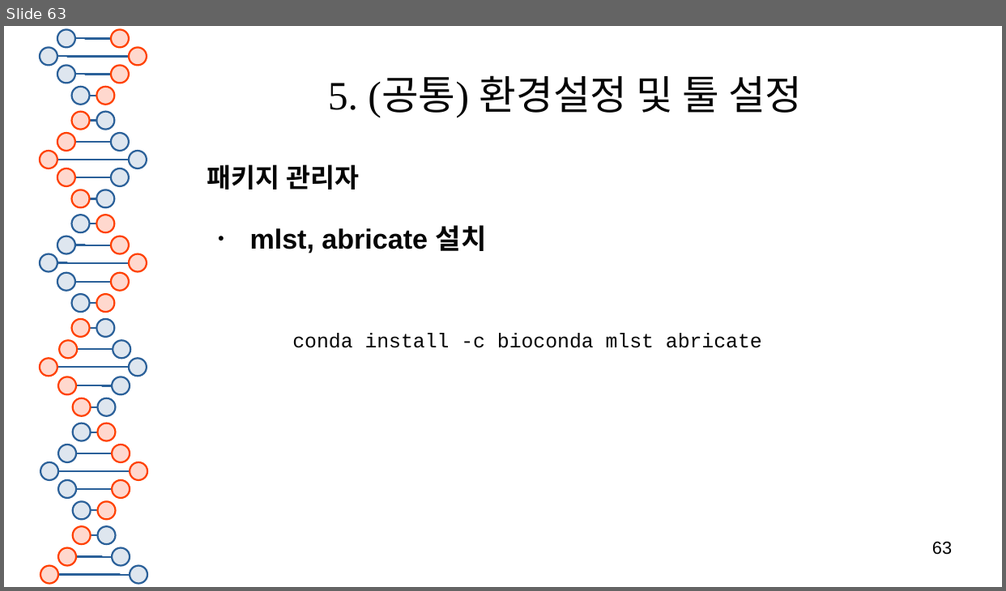
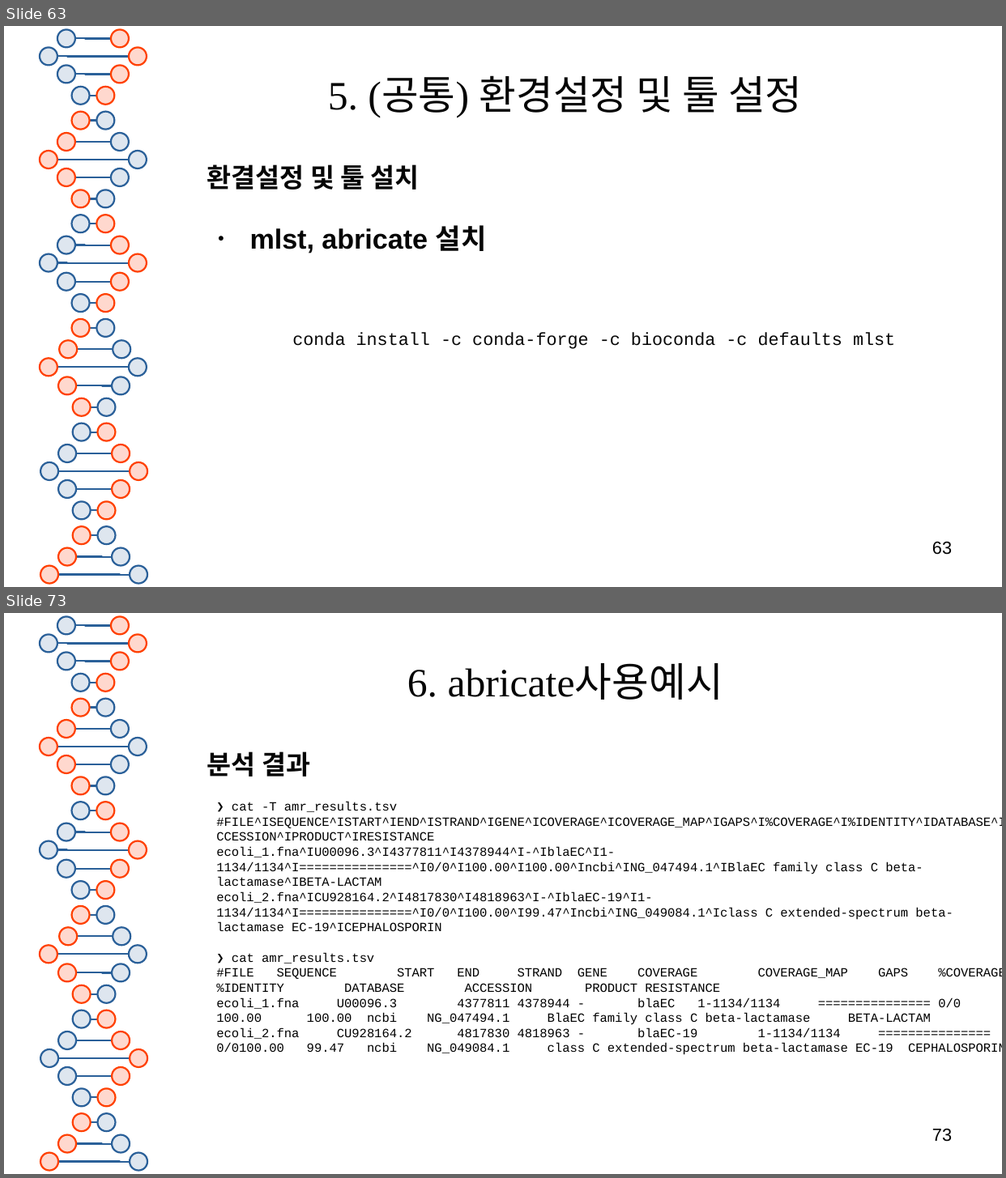
Before and after one commit to SHINKHO/bioinformatics_phase, a slide deck: docs/bioinformatics툴_분석.odp. Shown one above the other, each under a label of ours: slide 63 before the commit, slides 63 and 73 after it; the slides between them are not shown. The pictures are 1006x591 and 1006x1178 pixels, drawn with LibreOffice and Linux fonts; fonts in the diff are those of the drawing. Boxes give left, top, right and bottom in pixels: in the first picture for what was removed or moved away, otherwise in the second. Text is boxed around its words. In the diff, an @@ line names an element or a change of style, - is before the commit and + after.

```diff
--- a/docs/bioinformatics툴_분석.odp
+++ b/docs/bioinformatics툴_분석.odp
@@ slide 73 added at (x1=4, y1=613, x2=1002, y2=1174), background #FFFFFF; not listed: 81 template elements that a slide beside it also shows @@
@@ title added at (x1=407, y1=665, x2=723, y2=700), 32 pt, text #050505 @@
+6. abricate사용예시
@@ text added at (x1=207, y1=752, x2=310, y2=777), 21 pt, text #050505, bold @@
+분석 결과
@@ text added at (x1=216, y1=802, x2=1002, y2=1055), 10 pt, text #000000 @@
+❯ cat -T amr_results.tsv
+#FILE^ISEQUENCE^ISTART^IEND^ISTRAND^IGENE^ICOVERAGE^ICOVERAGE_MAP^IGAPS^I%COVERAGE^I%IDENTITY^IDATABASE^IACCESSION^IPRODUCT^IRESISTANCE
+ecoli_1.fna^IU00096.3^I4377811^I4378944^I-^IblaEC^I1-1134/1134^I===============^I0/0^I100.00^I100.00^Incbi^ING_047494.1^IBlaEC family class C beta-lactamase^IBETA-LACTAM
+ecoli_2.fna^ICU928164.2^I4817830^I4818963^I-^IblaEC-19^I1-1134/1134^I===============^I0/0^I100.00^I99.47^Incbi^ING_049084.1^Iclass C extended-spectrum beta-lactamase EC-19^ICEPHALOSPORIN
+❯ cat amr_results.tsv
+#FILE SEQUENCE START END STRAND GENE COVERAGE COVERAGE_MAP GAPS %COVERAGE %IDENTITY DATABASE ACCESSION PRODUCT RESISTANCE
+ecoli_1.fna U00096.3 4377811 4378944 - blaEC 1-1134/1134 =============== 0/0 100.00 100.00 ncbi NG_047494.1 BlaEC family class C beta-lactamase BETA-LACTAM
+ecoli_2.fna CU928164.2 4817830 4818963 - blaEC-19 1-1134/1134 =============== 0/0100.00 99.47 ncbi NG_049084.1 class C extended-spectrum beta-lactamase EC-19 CEPHALOSPORIN
@@ page number added at (x1=932, y1=1129, x2=952, y2=1142), 14 pt, text #000000 @@
+73
@@ slide 63 changed as well @@
@@ text at (x1=207, y1=165, x2=420, y2=190): text changed @@
-패키지 관리자
+환결설정 및 툴 설치
@@ text at (x1=292, y1=332, x2=895, y2=349): text changed; size 16 to 14 pt @@
-    conda install -c bioconda mlst abricate
+    conda install -c conda-forge -c bioconda -c defaults mlst
```
Also in this commit, not shown: 3 other slides changed, 10 other slides added, 4 other files.
